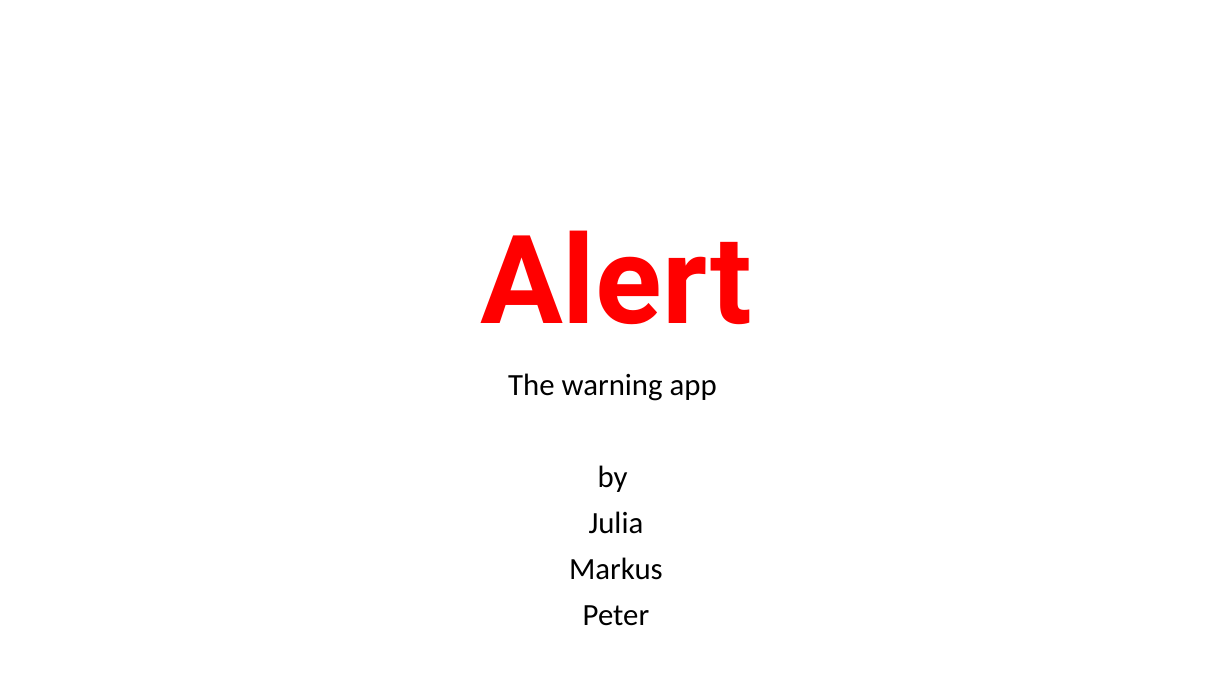
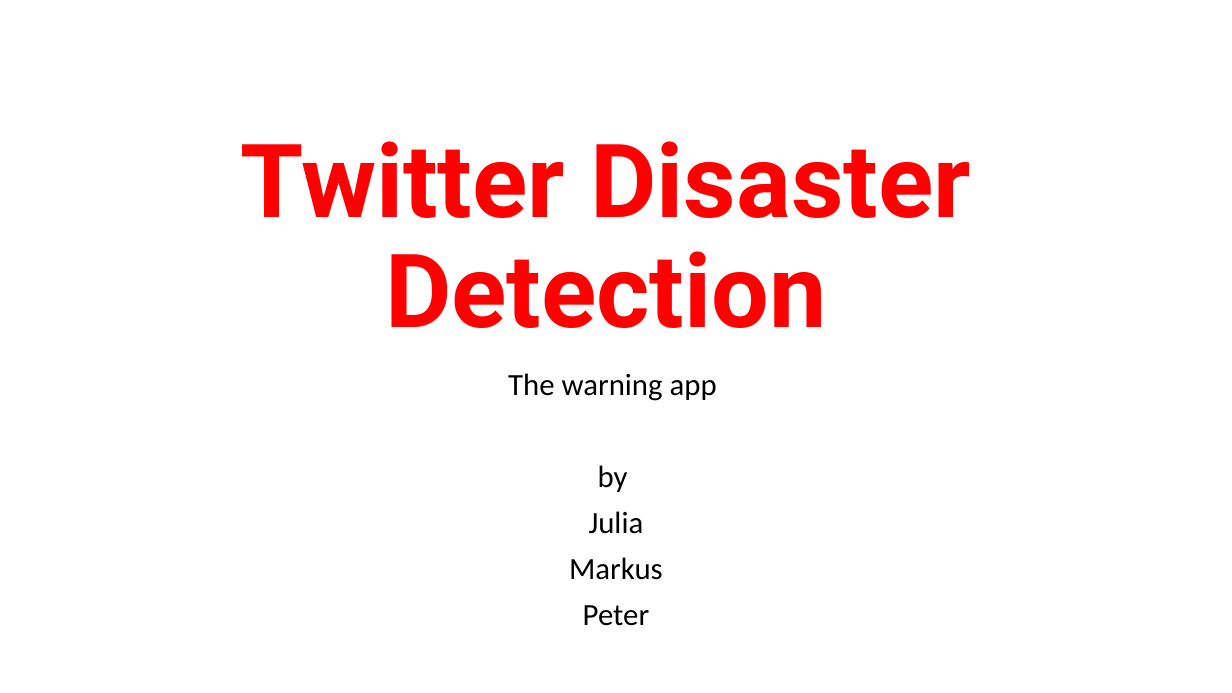
Before and after one commit to julia105/NLP-Project, a slide deck: slide 1 of Presentation Fire.pptx. Drawn at 1232x693 pixels with LibreOffice and Linux fonts; fonts in the diff are those of the drawing. Boxes give left, top, right and bottom in pixels: in the first picture for what was removed or moved away, otherwise in the second. Text is boxed around its words. In the diff, an @@ line names an element or a change of style, - is before the commit and + after.

```diff
--- a/Presentation Fire.pptx
+++ b/Presentation Fire.pptx
@@ title at box(240, 141, 971, 328): text changed; size 96 to 79.7 pt @@
-Alert
+Twitter Disaster Detection
```
Also in this commit, not shown: 6 other slides changed, 9 slides added, 1 slide removed.
